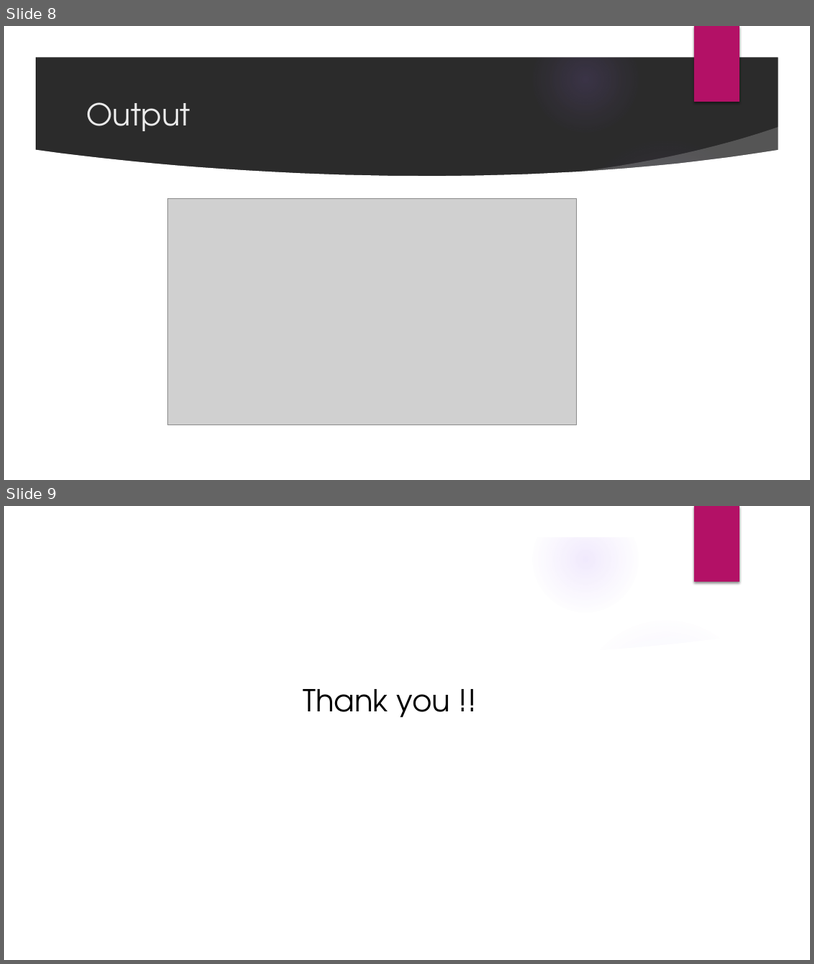
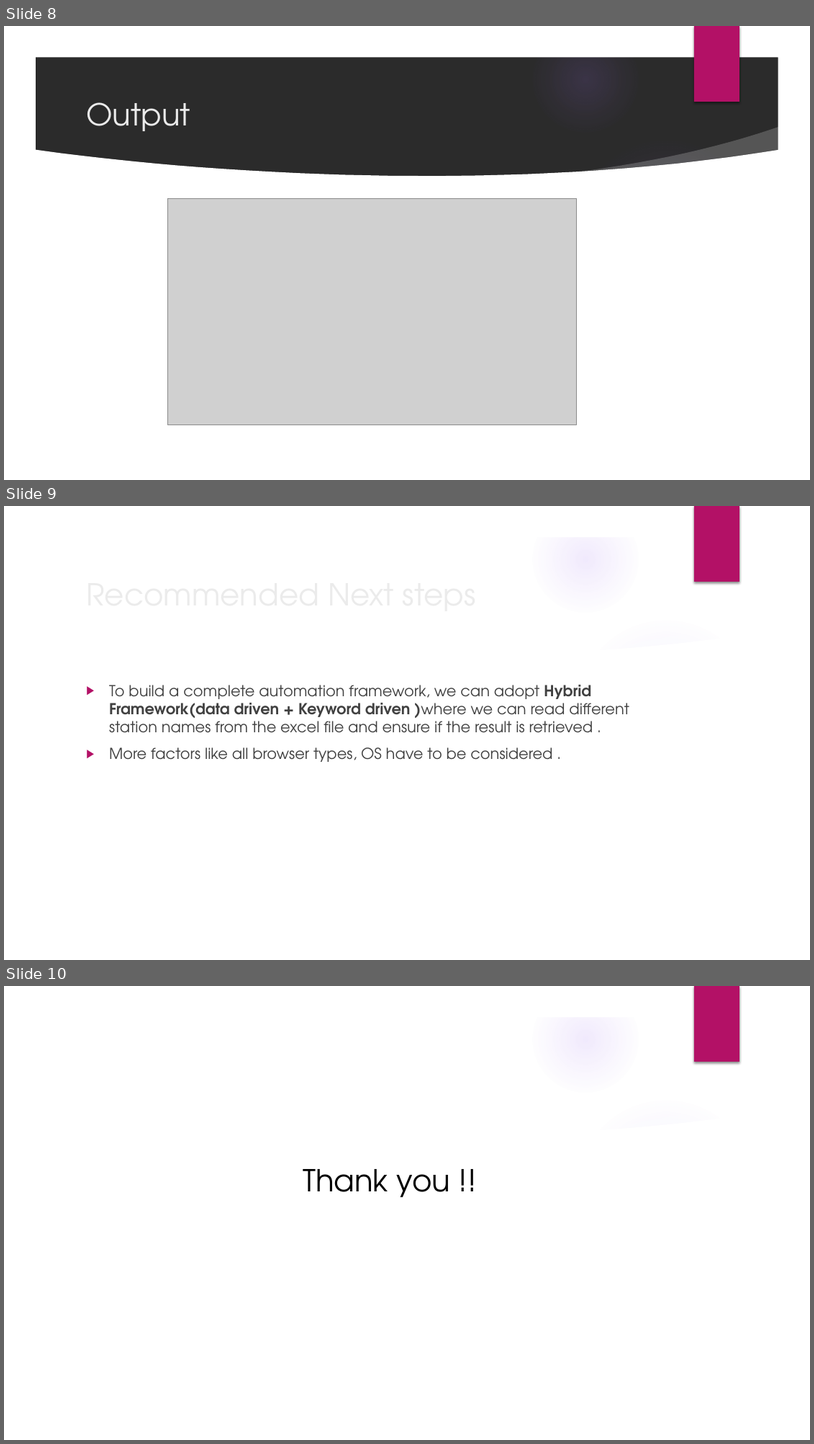
Before and after one commit to deepika44/DeepikaNagaraja, a slide deck: NSWtripplanner.pptx. Shown one above the other, each under a label of ours: slides 8 and 9 before the commit, slides 8, 9 and 10 after it. The pictures are 814x964 and 814x1444 pixels, drawn with LibreOffice and Linux fonts; fonts in the diff are those of the drawing; grey boxes stand for pictures; background and template pictures are left out; a plain dark background stands for a picture behind light text. Boxes give left, top, right and bottom in pixels: in the first picture for what was removed or moved away, otherwise in the second. Text is boxed around its words. In the diff, an @@ line names an element or a change of style, - is before the commit and + after.

```diff
--- a/NSWtripplanner.pptx
+++ b/NSWtripplanner.pptx
@@ slide 9 added at (x1=4, y1=506, x2=810, y2=960), background picture (left out); not listed: 9 template elements that a slide beside it also shows @@
@@ title added at (x1=80, y1=570, x2=660, y2=617), 36 pt, text #EBEBEB @@
+Recommended Next steps
@@ text added at (x1=109, y1=685, x2=630, y2=762), 18 pt, text #404040 @@
+▶ To build a complete automation framework, we can adopt Hybrid Framework(data driven + Keyword driven )where we can read different station names from the excel file and ensure if the result is retrieved .
+▶ More factors like all browser types, OS have to be considered .
@@ what was slide 9 is now slide 10 @@
```
